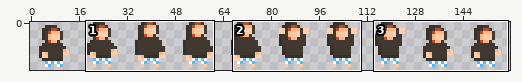
Sprite sheet, stored at images/char_jump.png. The first picture is a wide view before the edit; the outline marks the close-up.
Close-up. Before the edit:
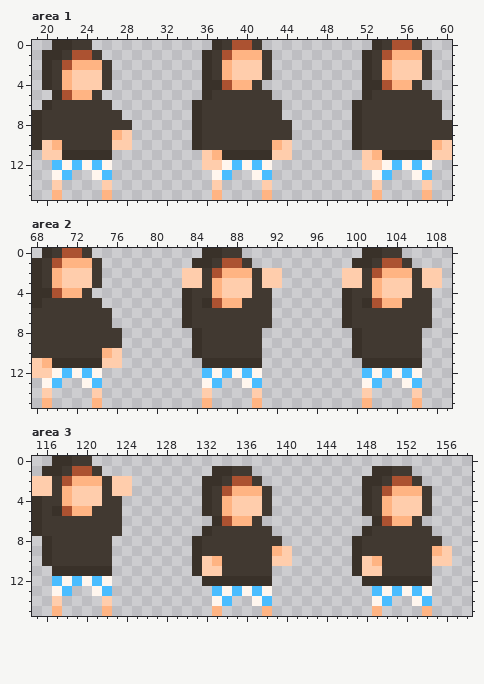
The file is 160x16 pixels. Shown: area 1: x 19..60, y 0..15; area 2: x 68..109, y 0..15; area 3: x 115..158, y 0..15. The commit also changed other parts of the picture, which this record leaves out.
After the commit:
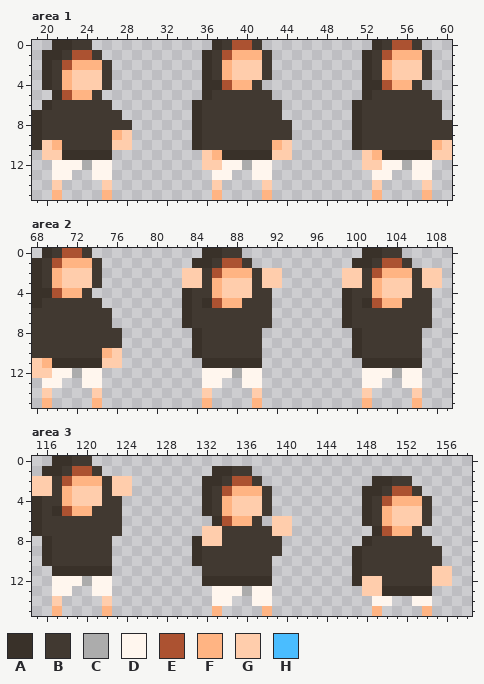
Palette (. is transparent): A #393129  B #413931  C #acacac  D #fff6ee  E #ac5231  F #ffb483  G #ffcdac  H #4abdff
Change:
{"where": "area 1"}
{"y":12,"x":21,"old":"H","new":"D"}
{"y":12,"x":23,"old":"HDH","new":"DCD"}
{"y":12,"x":39,"old":"HDH","new":"DCD"}
{"y":12,"x":55,"old":"HDH","new":"DCD"}
{"y":13,"x":22,"old":"H","new":"D"}
{"y":13,"x":26,"old":"H","new":"D"}
{"y":13,"x":38,"old":"H","new":"D"}
{"y":13,"x":42,"old":"H","new":"D"}
{"y":13,"x":54,"old":"H","new":"D"}
{"y":13,"x":58,"old":"H","new":"D"}
{"where": "area 2"}
{"y":12,"x":71,"old":"HDH","new":"DCD"}
{"y":12,"x":85,"old":"H","new":"D"}
{"y":12,"x":87,"old":"HDH","new":"DCD"}
{"y":12,"x":101,"old":"H","new":"D"}
{"y":12,"x":103,"old":"HDH","new":"DCD"}
{"y":13,"x":70,"old":"H","new":"D"}
{"y":13,"x":74,"old":"H","new":"D"}
{"y":13,"x":86,"old":"H","new":"D"}
{"y":13,"x":90,"old":"H","new":"D"}
{"y":13,"x":102,"old":"H","new":"D"}
{"y":13,"x":106,"old":"H","new":"D"}
{"where": "area 3"}
{"y":1,"x":149,"old":"AABB","new":"...."}
{"y":2,"x":148,"old":"A","new":"."}
{"y":2,"x":150,"old":"BEEB","new":"ABB."}
{"y":3,"x":149,"old":"BEFFFB","new":"ABEEB."}
{"y":4,"x":150,"old":"FGGG","new":"EFFF"}
{"y":6,"x":139,"old":"..","new":"GG"}
{"y":6,"x":148,"old":".AEFFB.","new":"ABFGGGB"}
{"y":7,"x":132,"old":"AB","new":"GG"}
{"y":7,"x":139,"old":"..","new":"GG"}
{"y":7,"x":148,"old":"ABBBB","new":".AEFF"}
{"y":7,"x":154,"old":"B","new":"."}
{"y":8,"x":132,"old":"BB","new":"GG"}
{"y":8,"x":147,"old":"AB","new":".A"}
{"y":8,"x":155,"old":"B","new":"."}
{"y":9,"x":139,"old":"FG","new":"B."}
{"y":9,"x":155,"old":"FG","new":"B."}
{"y":10,"x":132,"old":"GF","new":"BB"}
{"y":10,"x":139,"old":"GG","new":".."}
{"y":10,"x":148,"old":"GF","new":"BB"}
{"y":10,"x":155,"old":"GG","new":"B."}
{"y":11,"x":131,"old":"AGG","new":".BB"}
{"y":11,"x":148,"old":"GG","new":"BB"}
{"y":11,"x":155,"old":"..","new":"GG"}
{"y":12,"x":117,"old":"H","new":"D"}
{"y":12,"x":119,"old":"HDH","new":"DCD"}
{"y":12,"x":147,"old":".AAAAAAA..","new":"AGGBBBBBGG"}
{"y":13,"x":118,"old":"H","new":"D"}
{"y":13,"x":122,"old":"H","new":"D"}
{"y":13,"x":133,"old":"H","new":"D"}
{"y":13,"x":135,"old":"HDH","new":"DCD"}
{"y":13,"x":148,"old":".HDHDHD","new":"GGAAAAA"}
{"y":14,"x":134,"old":"H","new":"D"}
{"y":14,"x":138,"old":"H","new":"D"}
{"y":14,"x":150,"old":"H","new":"D"}
{"y":14,"x":154,"old":"H","new":"D"}
